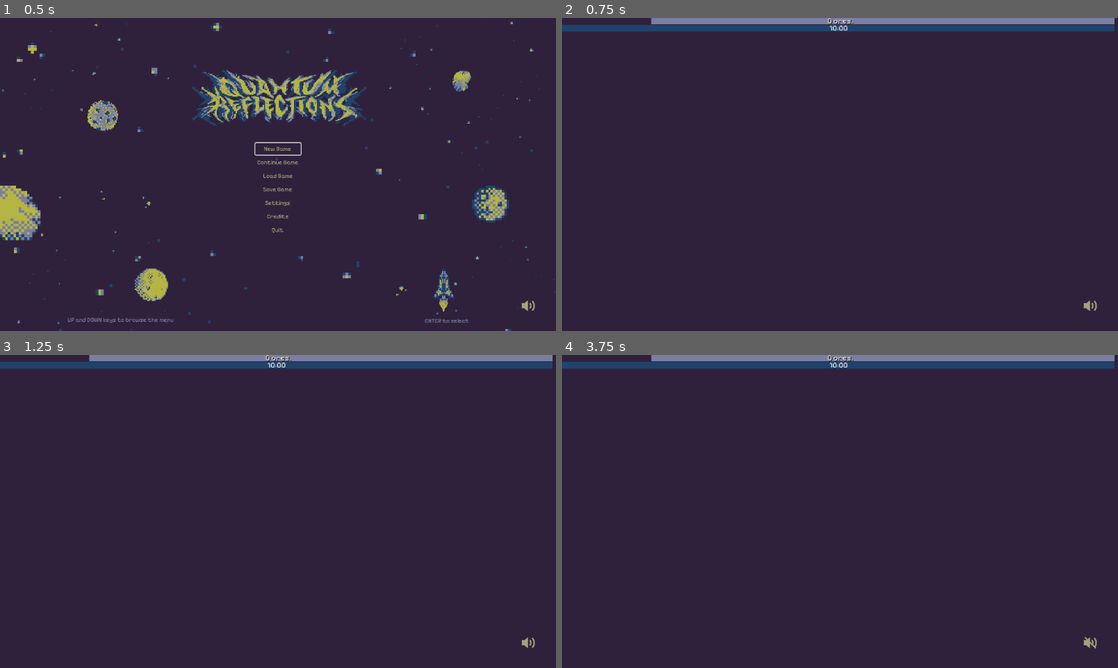
Above: before the commit, frames 1-4 (two rows, left to right).
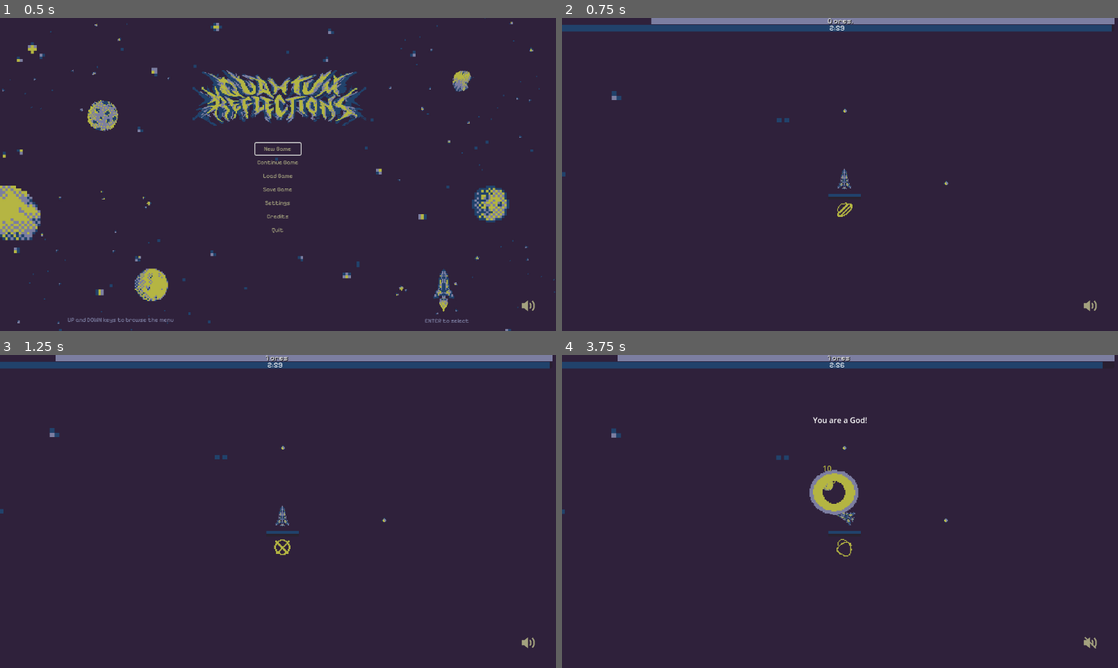
Above: after the commit, the same moments.

Repository: iparosds/Quantum-Reflections
Game: Godot game, scene res://scenes/managers/level_manager.tscn
The game is run twice, just before and just after one commit, with the same random seed, the same clock (stepped at 60 frames per second) and the same inputs.
Inputs (mouse positions are in pixels of both pictures, inside the frame that each line leads up to):
- Up to frame 1 (0.5 s): no input
- Up to frame 2 (0.75 s): click "New Game" at 0.5 s
- Up to frame 3 (1.25 s): no input
- Up to frame 4 (3.75 s): tap Enter (enter) at 1.25, 2.85 s; move the mouse to (962, 495) at 1.27 s; hold D (move_right) 1.28-2 s; tap Tab (boost) at 1.35 s; click (962, 495) at 1.42 s; click (1090, 642) at 2.02 s; tap Space at 2.75 s; move the mouse to (728, 527) at 2.77 s; hold Escape (back) 2.78-3.53 s; move the mouse to (895, 442) at 3.52 s; hold D (move_right) from 3.53 s (still down); tap 7 (god) at 3.6 s

Frame 1 is identical in both runs. In frame 2, 0.3% of the frame differs, in the area x 0-100%, y 2-64%; in frame 3, 0.5%; in frame 4, 1.4%, in the area x 0-100%, y 0-65%.
Error before the commit: Parse Error: Preload file "res://scenes/asteroid.tscn" does not exist. (res://scripts/in_game/level.gd:3)

Commit message:
ajutar caminho dos arquivos

Diff:
--- a/scripts/in_game/level.gd
+++ b/scripts/in_game/level.gd
@@ -1,7 +1,7 @@
 class_name Level extends Node2D;
 
-const ASTEROID = preload("res://scenes/asteroid.tscn")
-const PORTAL = preload("res://scenes/portal.tscn")
+const ASTEROID = preload("res://scenes/in_game/asteroid.tscn")
+const PORTAL = preload("res://scenes/in_game/portal.tscn")
 
 @export var level_duration_seconds: float = 180.0
 @export var portal_duration_seconds: float = 20.0
